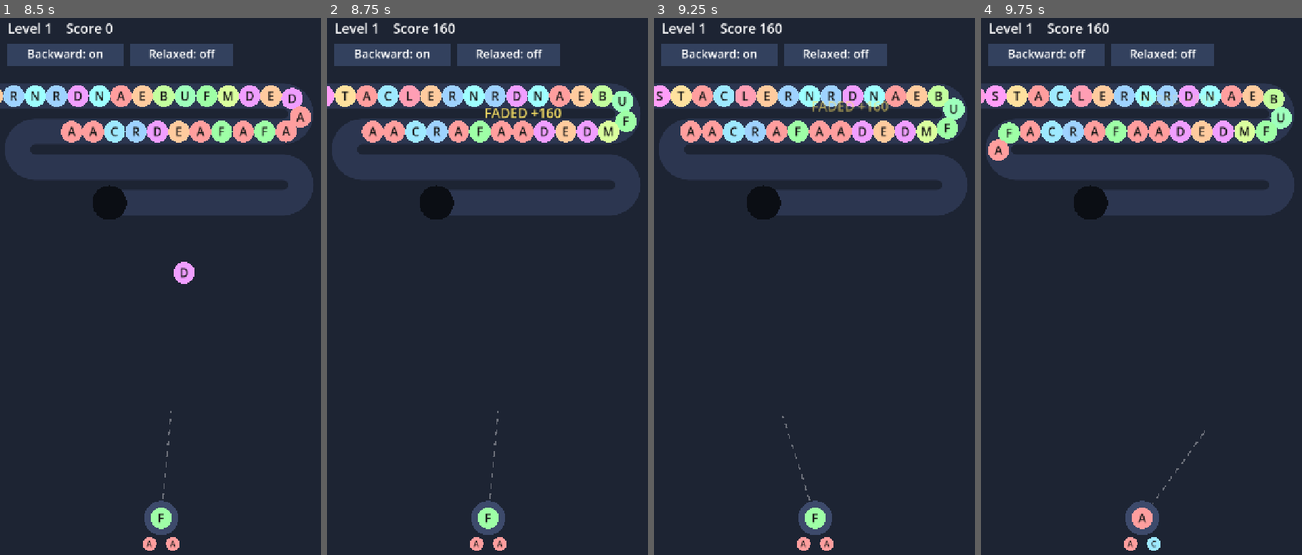
Above: before the commit, frames 1-4 (left to right).
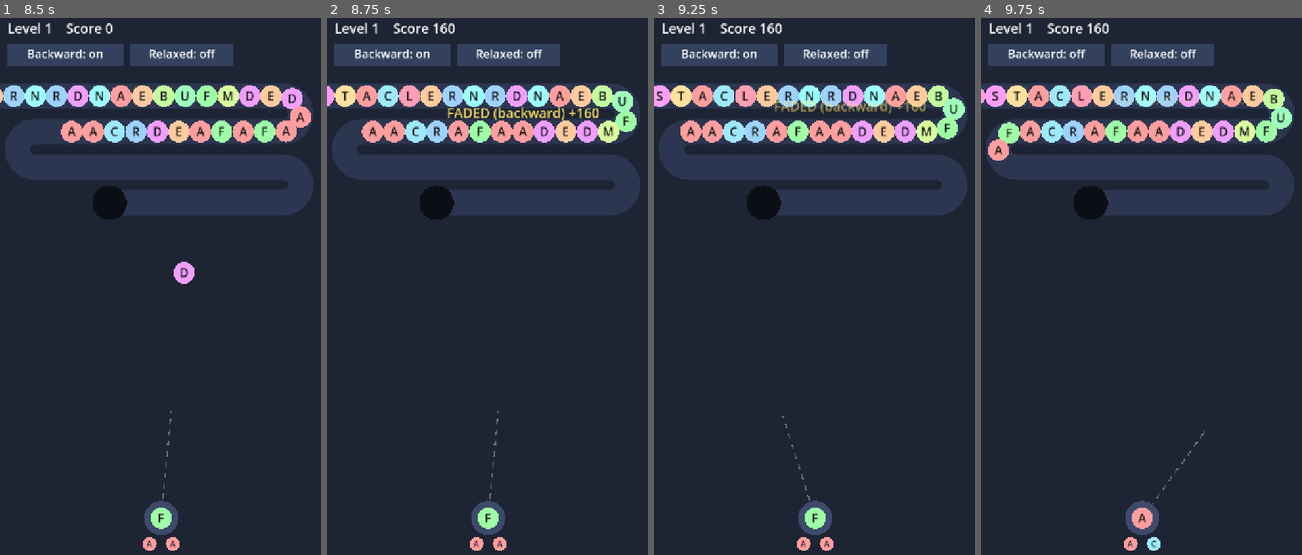
Above: after the commit, the same moments.

Repository: BomSapoStudios/anagrammaton
Game: Godot game, scene res://scenes/main.tscn
Same seed, same stepped clock (60 frames per second), same inputs: the game is played once before the commit and once after it.
Inputs (mouse positions are in pixels of both pictures, inside the frame that each line leads up to):
- Up to frame 1 (8.5 s): tap Enter at 0.5 s; move the mouse to (231, 270) at 0.52 s; tap B at 0.6, 3.6, 6.6 s; click (231, 270) at 0.67 s; tap Space at 0.77, 3.77, 6.77 s; drag from (96, 329) to (144, 415) at 1.27 s; move the mouse to (192, 173) at 2.02 s; tap C at 2.1, 5.1, 8.1 s; click (192, 173) at 2.17 s; drag from (144, 415) to (64, 211) at 2.77 s; move the mouse to (256, 383) at 3.52 s; click (256, 383) at 3.67 s; drag from (64, 211) to (112, 157) at 4.27 s; move the mouse to (176, 297) at 5.02 s; click (176, 297) at 5.17 s; drag from (112, 157) to (96, 329) at 5.77 s; move the mouse to (231, 270) at 6.52 s; click (231, 270) at 6.67 s; drag from (96, 329) to (144, 415) at 7.27 s; move the mouse to (192, 173) at 8.02 s; click (192, 173) at 8.17 s
- Up to frame 2 (8.75 s): no input
- Up to frame 3 (9.25 s): drag from (798, 415) to (718, 211) at 8.77 s
- Up to frame 4 (9.75 s): move the mouse to (1237, 383) at 9.52 s; tap B at 9.6 s; click (1237, 383) at 9.67 s

Frame 1 is identical in both runs. In frame 2, 0.6% of the frame differs, in the area x 37-85%, y 16-20%; in frame 3, 0.5%; in frame 4, 0.1%.

Commit message:
Read words in screen order
On rows that move right to left, words now read left to right as they
appear, instead of mirrored. The letter dealer uses the same rule for hints.

Co-Authored-By: Claude Opus 5.5 (1M context) <noreply@anthropic.com>
Claude-Session: https://claude.ai/code/session_012yB4idetNExPLx6oJmSPy8

Diff:
--- a/scripts/core/chain_rules.gd
+++ b/scripts/core/chain_rules.gd
@@ -9,6 +9,10 @@
 ## landed bubble; for a chain reaction it is the two bubbles either side of
 ## the closed gap, so only words formed by the gap closing pop, and letters
 ## that were already sitting next to each other never pop on their own.
+##
+## Words normally read tail to head. An optional `flips` callable,
+## flips(start, end) -> bool, says when a span reads the other way on screen
+## (for example a row moving right to left), so words follow screen order.
 
 const WordList = preload("res://scripts/core/word_list.gd")
 
@@ -19,10 +23,10 @@
 
 ## Returns the pop that covers indices req_lo..req_hi, or {} if none.
 ## Words beat triples, and longer words beat shorter ones.
-static func find_pop(letters: Array, req_lo: int, req_hi: int, words: WordList, allow_backward: bool) -> Dictionary:
+static func find_pop(letters: Array, req_lo: int, req_hi: int, words: WordList, allow_backward: bool, flips: Callable = Callable()) -> Dictionary:
 	if req_lo < 0 or req_hi >= letters.size() or req_lo > req_hi:
 		return {}
-	var word := _find_word(letters, req_lo, req_hi, words, allow_backward)
+	var word := _find_word(letters, req_lo, req_hi, words, allow_backward, flips)
 	if not word.is_empty():
 		return word
 	return _find_triple(letters, req_lo, req_hi)
@@ -32,13 +36,13 @@
 ## it. Mutates `letters`. Returns the pops in order; each has kind, start,
 ## end, removed (letters), depth (0 = direct, 1+ = chain reaction), and for
 ## words also word and backward.
-static func resolve(letters: Array, req_lo: int, req_hi: int, words: WordList, allow_backward: bool) -> Array:
+static func resolve(letters: Array, req_lo: int, req_hi: int, words: WordList, allow_backward: bool, flips: Callable = Callable()) -> Array:
 	var events: Array = []
 	var depth := 0
 	var lo := req_lo
 	var hi := req_hi
 	while true:
-		var pop := find_pop(letters, lo, hi, words, allow_backward)
+		var pop := find_pop(letters, lo, hi, words, allow_backward, flips)
 		if pop.is_empty():
 			break
 		var start: int = pop["start"]
@@ -55,7 +59,7 @@
 	return events
 
 
-static func _find_word(letters: Array, req_lo: int, req_hi: int, words: WordList, allow_backward: bool) -> Dictionary:
+static func _find_word(letters: Array, req_lo: int, req_hi: int, words: WordList, allow_backward: bool, flips: Callable) -> Dictionary:
 	var n := letters.size()
 	var text := "".join(PackedStringArray(letters))
 	var longest := mini(n, words.max_length)
@@ -63,13 +67,17 @@
 		var first := maxi(0, req_hi - length + 1)
 		var last := mini(req_lo, n - length)
 		for start in range(first, last + 1):
-			var candidate := text.substr(start, length)
-			if words.is_word(candidate):
-				return {"kind": WORD, "start": start, "end": start + length - 1, "word": candidate, "backward": false}
-			if allow_backward:
-				var reversed := WordList.reverse_string(candidate)
-				if words.is_word(reversed):
-					return {"kind": WORD, "start": start, "end": start + length - 1, "word": reversed, "backward": true}
+			var end := start + length - 1
+			var forward := text.substr(start, length)
+			var reversed := WordList.reverse_string(forward)
+			if flips.is_valid() and flips.call(start, end):
+				var swap := forward
+				forward = reversed
+				reversed = swap
+			if words.is_word(forward):
+				return {"kind": WORD, "start": start, "end": end, "word": forward, "backward": false}
+			if allow_backward and words.is_word(reversed):
+				return {"kind": WORD, "start": start, "end": end, "word": reversed, "backward": true}
 	return {}
 
 
--- a/scripts/core/letter_dealer.gd
+++ b/scripts/core/letter_dealer.gd
@@ -28,8 +28,9 @@
 
 
 ## Letters that would pop something if shot into the right spot, mapped to
-## the chain index of the handle nearest the hole.
-func useful_letters(letters: Array) -> Dictionary:
+## the chain index of the handle nearest the hole. `flips` is the same
+## screen-direction callable chain_rules.gd takes.
+func useful_letters(letters: Array, flips: Callable = Callable()) -> Dictionary:
 	var out: Dictionary = {}
 	var n := letters.size()
 	for i in range(n - 1):
@@ -38,6 +39,8 @@
 	var text := "".join(PackedStringArray(letters))
 	for i in range(n - 3):
 		var stem := text.substr(i, 4)
+		if flips.is_valid() and flips.call(i, i + 3):
+			stem = WordList.reverse_string(stem)
 		for pos in range(5):
 			for c in ALPHABET:
 				if _words.is_seed(stem.substr(0, pos) + c + stem.substr(pos)):
@@ -45,8 +48,8 @@
 	return out
 
 
-func deal(letters: Array, alphabet: String) -> String:
-	var useful := useful_letters(letters)
+func deal(letters: Array, alphabet: String, flips: Callable = Callable()) -> String:
+	var useful := useful_letters(letters, flips)
 	if not useful.is_empty() and (rng.randf() < help_rate or _dry_streak >= pity_limit):
 		_dry_streak = 0
 		return _pick_urgent(useful, letters.size())
--- a/scripts/game/game.gd
+++ b/scripts/game/game.gd
@@ -54,6 +54,9 @@
 var popups: Array = []
 var state := PLAYING
 var allow_backward := false
+## Words read left to right (or top to bottom) as they look on screen. When
+## false they read in the direction the chain travels.
+var screen_order := true
 var relaxed := false
 var aiming := false
 var continues_used := 0
@@ -160,7 +163,7 @@
 	head_s += D
 	shot = {}
 	var size := letters.size()
-	var events := Rules.resolve(letters, index, index, words, allow_backward)
+	var events := Rules.resolve(letters, index, index, words, allow_backward, _flips())
 	score.score_shot(events)
 	for k in events.size():
 		var event: Dictionary = events[k]
@@ -192,6 +195,19 @@
 	elif letters.is_empty() and queue.is_empty() and shot.is_empty():
 		state = WON
 		Ads.level_completed()
+
+
+func _flips() -> Callable:
+	return _reads_flipped if screen_order else Callable()
+
+
+## True when chain indices start..end run right to left (or bottom to top)
+## on screen, so screen-order reading is the reverse of travel order.
+func _reads_flipped(start: int, end: int) -> bool:
+	var delta := track.position_at(_bubble_s(end)) - track.position_at(_bubble_s(start))
+	if absf(delta.x) >= absf(delta.y):
+		return delta.x < 0.0
+	return delta.y < 0.0
 
 
 func _bubble_s(i: int) -> float:
@@ -275,7 +291,7 @@
 		return
 	shot = {"pos": shooter, "vel": aim * SHOT_SPEED, "letter": current}
 	current = upcoming.pop_front()
-	upcoming.append(dealer.deal(letters, alphabet))
+	upcoming.append(dealer.deal(letters, alphabet, _flips()))
 
 
 func _swap() -> void:
--- a/tests/run_tests.gd
+++ b/tests/run_tests.gd
@@ -82,6 +82,13 @@
 	check(events.size() == 1 and events[0]["backward"] and events[0]["word"] == "bacon", "backward word pops when enabled")
 	letters = chars("bacon")
 	check(Rules.resolve(letters, 5, 5, w, false).is_empty(), "out-of-range anchor is ignored")
+	# On a row moving right to left, NOCAB in travel order shows as BACON.
+	var always := func(_a: int, _b: int) -> bool: return true
+	letters = chars("nocab")
+	events = Rules.resolve(letters, 2, 2, w, false, always)
+	check(events.size() == 1 and events[0]["word"] == "bacon" and not events[0]["backward"], "screen order reads flipped rows")
+	letters = chars("bacon")
+	check(Rules.resolve(letters, 2, 2, w, false, always).is_empty(), "flipped row hides travel-order word")
 
 
 func test_chain_reactions() -> void:
@@ -134,6 +141,8 @@
 	var dealer := LetterDealer.new(w, 1)
 	var useful := dealer.useful_letters(chars("qcrnez"))
 	check(useful.has("a"), "stem CRNE needs A")
+	var always := func(_a: int, _b: int) -> bool: return true
+	check(dealer.useful_letters(chars("qenrcz"), always).has("a"), "flipped stem ENRC needs A")
 	useful = dealer.useful_letters(chars("qxxz"))
 	check(useful.has("x"), "pair XX needs X")
 	dealer.help_rate = 1.0
